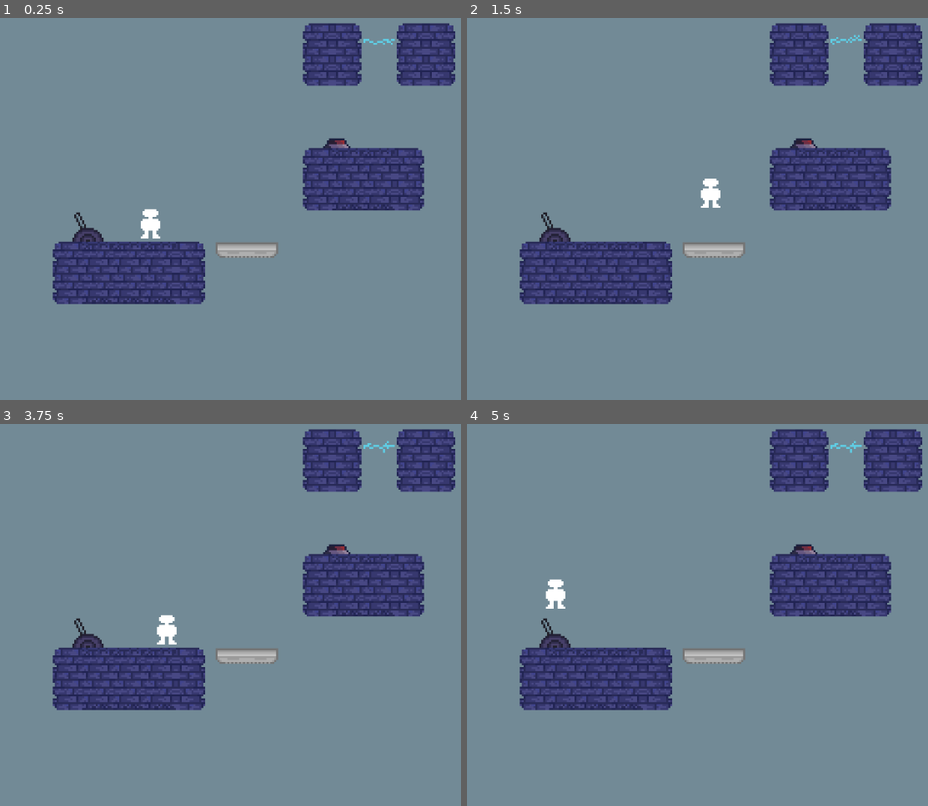
Above: before the commit, frames 1-4 (two rows, left to right).
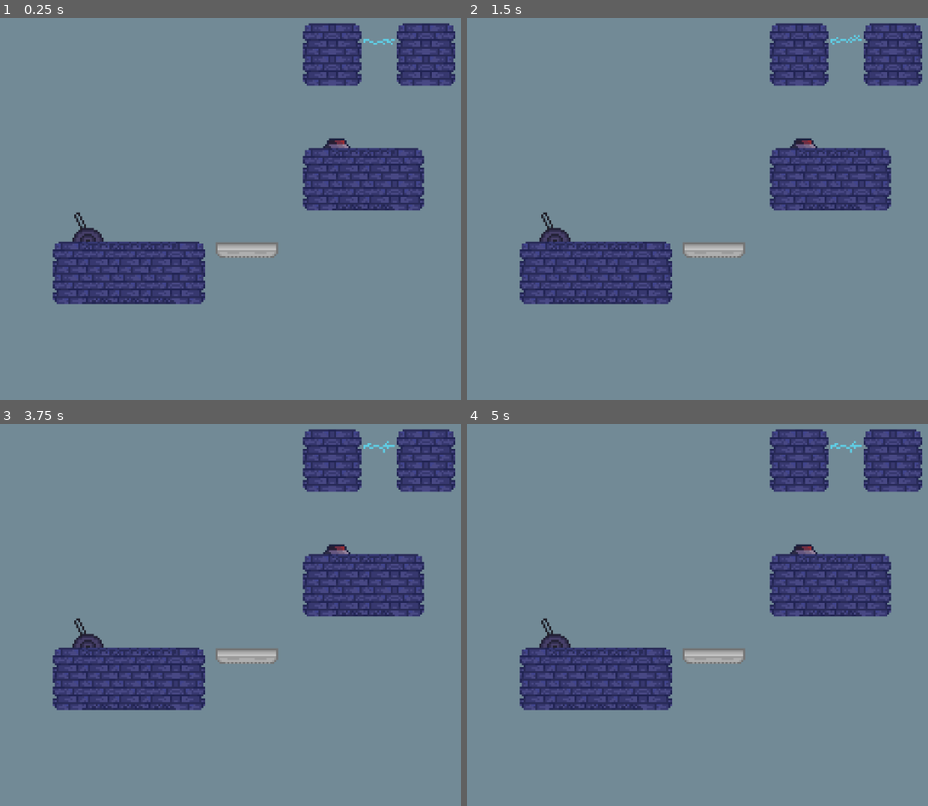
Above: after the commit, the same moments.

Repository: bsimovic93/CO-OP-2D-Project
Game: Godot game, scene res://scenes/main.tscn
The game is run twice, just before and just after one commit, with the same random seed, the same clock (stepped at 60 frames per second) and the same inputs.
Inputs:
- Up to frame 1 (0.25 s): no input
- Up to frame 2 (1.5 s): tap Enter (ui_accept) at 0.5, 0.77, 0.8, 1.07, 1.35 s; hold E (interact) 0.53-1.28 s; hold Right (ui_right) from 0.53 s (still down)
- Up to frame 3 (3.75 s): tap Enter (ui_accept) at 1.52, 1.82, 2.3, 2.75, 3.02, 3.32, 3.6 s; tap E (interact) at 1.55, 2.85 s; release Right (ui_right) at 2.03 s; hold Left (ui_left) 2.03-2.78 s; hold E (interact) 2.03-2.78 s; hold Right (ui_right) from 2.78 s (still down); tap F (reset) at 3.5 s
- Up to frame 4 (5 s): tap Enter (ui_accept) at 3.77, 4.07, 4.52, 4.82 s; tap F (reset) at 4.15 s; release Right (ui_right) at 4.28 s; hold Left (ui_left) from 4.28 s (still down); tap E (interact) at 4.35 s

The runs differ from the first frame. In frame 1, 0.2% of the frame differs, in the area x 30-35%, y 49-58%; in frame 2, 0.3%; in frame 3, 0.3%, in the area x 33-39%, y 49-58%; in frame 4, 0.2%.

Commit message:
Fix: Multiplayer
-Added lobby system

Diff:
--- a/project.godot
+++ b/project.godot
@@ -18,6 +18,7 @@
 [autoload]
 
 InteractionManager="*res://scripts/interactions.gd"
+GameManager="*res://scripts/player_manager.gd"
 
 [display]
 
--- a/scenes/button.tscn
+++ b/scenes/button.tscn
@@ -1,10 +1,16 @@
-[gd_scene load_steps=4 format=3 uid="uid://buu4gbx06eppv"]
+[gd_scene load_steps=5 format=3 uid="uid://buu4gbx06eppv"]
 
 [ext_resource type="Texture2D" uid="uid://b8ujjqoqoiber" path="res://sprites/Sprite-Button-Pressed.png" id="1_5sbe2"]
 [ext_resource type="Script" path="res://scripts/button.gd" id="1_s83u3"]
 
 [sub_resource type="RectangleShape2D" id="RectangleShape2D_xyge1"]
 size = Vector2(32, 32)
+
+[sub_resource type="SceneReplicationConfig" id="SceneReplicationConfig_8r736"]
+properties/0/path = NodePath(".:is_pushed")
+properties/0/spawn = true
+properties/0/sync = true
+properties/0/watch = false
 
 [node name="Button" type="Node2D"]
 script = ExtResource("1_s83u3")
@@ -18,5 +24,8 @@
 [node name="CollisionShape2D" type="CollisionShape2D" parent="Area2D"]
 shape = SubResource("RectangleShape2D_xyge1")
 
+[node name="MultiplayerSynchronizer" type="MultiplayerSynchronizer" parent="."]
+replication_config = SubResource("SceneReplicationConfig_8r736")
+
 [connection signal="body_entered" from="Area2D" to="." method="_on_area_2d_body_entered_button"]
 [connection signal="body_exited" from="Area2D" to="." method="_on_area_2d_body_exited_button"]
--- a/scenes/lever.tscn
+++ b/scenes/lever.tscn
@@ -25,6 +25,16 @@
 [sub_resource type="RectangleShape2D" id="RectangleShape2D_8sw2m"]
 size = Vector2(11, 10.3333)
 
+[sub_resource type="SceneReplicationConfig" id="SceneReplicationConfig_ofcce"]
+properties/0/path = NodePath("AnimatedSprite2D:animation")
+properties/0/spawn = true
+properties/0/sync = true
+properties/0/watch = false
+properties/1/path = NodePath(".:is_active")
+properties/1/spawn = true
+properties/1/sync = true
+properties/1/watch = false
+
 [node name="Lever" type="Node2D"]
 script = ExtResource("1_tsy5a")
 
@@ -40,5 +50,8 @@
 scale = Vector2(3, 3)
 shape = SubResource("RectangleShape2D_8sw2m")
 
+[node name="MultiplayerSynchronizer" type="MultiplayerSynchronizer" parent="."]
+replication_config = SubResource("SceneReplicationConfig_ofcce")
+
 [connection signal="body_entered" from="Area2D" to="." method="_on_area_2d_body_entered"]
 [connection signal="body_exited" from="Area2D" to="." method="_on_area_2d_body_exited"]
--- a/scenes/moving_platform.tscn
+++ b/scenes/moving_platform.tscn
@@ -26,6 +26,12 @@
 "move_up": SubResource("Animation_bb0s1")
 }
 
+[sub_resource type="SceneReplicationConfig" id="SceneReplicationConfig_xujna"]
+properties/0/path = NodePath(".:position")
+properties/0/spawn = true
+properties/0/sync = true
+properties/0/watch = false
+
 [node name="MovingPlatform" type="AnimatableBody2D"]
 position = Vector2(265, 265)
 
@@ -40,3 +46,6 @@
 libraries = {
 "": SubResource("AnimationLibrary_6se5u")
 }
+
+[node name="MultiplayerSynchronizer" type="MultiplayerSynchronizer" parent="."]
+replication_config = SubResource("SceneReplicationConfig_xujna")
--- /dev/null
+++ b/scenes/multiplayer_lobby.tscn
@@ -0,0 +1,36 @@
+[gd_scene load_steps=2 format=3 uid="uid://s1yig64op4l0"]
+
+[ext_resource type="Script" path="res://scripts/multiplayer_controller.gd" id="1_nrcgd"]
+
+[node name="Control" type="Control"]
+layout_mode = 3
+anchors_preset = 15
+anchor_right = 1.0
+anchor_bottom = 1.0
+grow_horizontal = 2
+grow_vertical = 2
+script = ExtResource("1_nrcgd")
+
+[node name="Host" type="Button" parent="."]
+layout_mode = 0
+offset_right = 8.0
+offset_bottom = 8.0
+text = "Host"
+
+[node name="Join" type="Button" parent="."]
+layout_mode = 0
+offset_left = 56.0
+offset_right = 93.0
+offset_bottom = 31.0
+text = "join"
+
+[node name="Start" type="Button" parent="."]
+layout_mode = 0
+offset_left = 104.0
+offset_right = 194.0
+offset_bottom = 31.0
+text = "Start Level"
+
+[connection signal="pressed" from="Host" to="." method="_on_host_pressed"]
+[connection signal="pressed" from="Join" to="." method="_on_join_pressed"]
+[connection signal="pressed" from="Start" to="." method="_on_start_pressed"]
--- a/scenes/player.gd
+++ b/scenes/player.gd
@@ -1,32 +1,37 @@
 extends CharacterBody2D
 
 
-const SPEED = 100.0
+const SPEED = 150.0
 const JUMP_VELOCITY = -300.0
 
 # Get the gravity from the project settings to be synced with RigidBody nodes.
 var gravity = ProjectSettings.get_setting("physics/2d/default_gravity")
 
+func _ready():
+	$MultiplayerSynchronizer.set_multiplayer_authority(str(name).to_int())
+
 
 func _physics_process(delta):
+
+	if $MultiplayerSynchronizer.get_multiplayer_authority() == multiplayer.get_unique_id():
 	# Add the gravity.
-	if not is_on_floor():
-		velocity.y += gravity * delta
+		if not is_on_floor():
+			velocity.y += gravity * delta
 
-	# Handle Jump.
-	if Input.is_action_just_pressed("ui_accept") and is_on_floor() and InteractionManager.can_move :
-		velocity.y = JUMP_VELOCITY
+		# Handle Jump.
+		if Input.is_action_just_pressed("ui_accept") and is_on_floor() and InteractionManager.can_move :
+			velocity.y = JUMP_VELOCITY
 
-	# Get the input direction and handle the movement/deceleration.
-	# As good practice, you should replace UI actions with custom gameplay actions.
-	var direction = Input.get_axis("ui_left", "ui_right")
-	if direction and InteractionManager.can_move:
-		velocity.x = direction * SPEED
-	else:
-		velocity.x = move_toward(velocity.x, 0, SPEED)
+		# Get the input direction and handle the movement/deceleration.
+		# As good practice, you should replace UI actions with custom gameplay actions.
+		var direction = Input.get_axis("ui_left", "ui_right")
+		if direction and InteractionManager.can_move:
+			velocity.x = direction * SPEED
+		else:
+			velocity.x = move_toward(velocity.x, 0, SPEED)
 
 
-	move_and_slide()
+		move_and_slide()
 
 func _enter_tree():
 	print('multiplayer started')
--- a/scenes/test_level.tscn
+++ b/scenes/test_level.tscn
@@ -72,15 +72,13 @@
 
 [node name="TestLevel" type="Node2D"]
 script = ExtResource("1_8qp7s")
+player_scene = ExtResource("2_e1wdq")
 
 [node name="TileMap" type="TileMap" parent="."]
 scale = Vector2(2, 2)
 tile_set = SubResource("TileSet_gftc8")
 format = 2
 layer_0/tile_data = PackedInt32Array(524293, 65536, 0, 524294, 131072, 0, 524290, 0, 0, 589826, 0, 2, 524291, 65536, 0, …(357 unchanged characters)…
-
-[node name="Player" parent="." instance=ExtResource("2_e1wdq")]
-position = Vector2(166, 232)
 
 [node name="Camera2D" type="Camera2D" parent="."]
 anchor_mode = 0
@@ -103,3 +101,11 @@
 sprite_frames = SubResource("SpriteFrames_63jca")
 autoplay = "default"
 frame_progress = 0.851712
+
+[node name="SpawnPoints" type="Node2D" parent="."]
+
+[node name="0" type="Node2D" parent="SpawnPoints" groups=["PlayerSpawnPoint"]]
+position = Vector2(168, 232)
+
+[node name="1" type="Node2D" parent="SpawnPoints" groups=["PlayerSpawnPoint"]]
+position = Vector2(408, 136)
--- a/scripts/button.gd
+++ b/scripts/button.gd
@@ -1,5 +1,5 @@
 extends Node2D
-var is_pushed = false;
+@export var is_pushed = false;
 
 
 # Called when the node enters the scene tree for the first time.
--- a/scripts/interactions.gd
+++ b/scripts/interactions.gd
@@ -3,7 +3,7 @@
 #this may have to be an array of objects cuz of multiplayer
 @export var currently_interacting_object: Node2D;
 @export var can_move: bool = true;
-signal  interaction_happened(value: String);
+signal  interaction_happened(value);
 
 # Called when the node enters the scene tree for the first time.
 func _ready():
@@ -24,8 +24,8 @@
 					interaction_happened.emit({
 						"action": 'lever-pull',
 						"value": currently_interacting_object.is_active,
-						"object": currently_interacting_object
 					});
+					print('interaction called')
 			'Button':
 				if Input.is_action_pressed("interact"):
 					can_move = false;
@@ -34,7 +34,6 @@
 					currently_interacting_object.is_pushed = false;
 				interaction_happened.emit({
 					"action": 'button_push',
-					"value": currently_interacting_object.is_pushed,
-					"object": currently_interacting_object
+					"value": currently_interacting_object.is_pushed
 				});
 	pass
--- a/scripts/lever.gd
+++ b/scripts/lever.gd
@@ -4,7 +4,7 @@
 
 @export var moving_platform: Node2D;
 
-var is_active = false;
+@export var is_active = false;
 
 # Called when the node enters the scene tree for the first time.
 func _ready():
@@ -15,13 +15,11 @@
 func _process(delta):
 	pass
 
-
 func _on_area_2d_body_entered(body):
 	if body is CharacterBody2D:
 		InteractionManager.currently_interacting_object = get_node(".");
 		pass # Replace with function body.
 
-
 func _on_area_2d_body_exited(body):
 	if body is CharacterBody2D:
 		InteractionManager.currently_interacting_object = null;
--- /dev/null
+++ b/scripts/multiplayer_controller.gd
@@ -0,0 +1,77 @@
+extends Control
+
+@export var address = '127.0.0.1'
+@export var port = 8910
+var peer
+
+# Called when the node enters the scene tree for the first time.
+func _ready():
+	multiplayer.peer_connected.connect(player_connected)
+	multiplayer.peer_disconnected.connect(player_disconnected);
+	multiplayer.connected_to_server.connect(connected_to_server);
+	multiplayer.connection_failed.connect(connection_failed);
+	pass # Replace with function body.
+
+
+# Called every frame. 'delta' is the elapsed time since the previous frame.
+func _process(delta):
+	pass
+
+@rpc("any_peer", "call_local")
+func start_level():
+	var scene = load("res://scenes/main.tscn").instantiate()
+	get_tree().get_root().add_child(scene)
+	self.hide()
+
+func connected_to_server():
+	send_player_info.rpc_id(1,'Name', multiplayer.get_unique_id())
+	print('Connected to server')
+	pass
+
+func connection_failed():
+	print('Connection failed')
+	pass
+
+func player_connected(id):
+	print('Player Connected '+ str(id))
+	pass
+
+func player_disconnected(id):
+	print('Player Disconnected '+ str(id))
+	pass
+
+@rpc("any_peer")
+func send_player_info(name, id):
+	if !GameManager.connected_players.has(id):
+		GameManager.connected_players[id] = {
+			"name": name,
+			"id": id
+		}
+	if multiplayer.is_server():
+		for i in GameManager.connected_players:
+			send_player_info.rpc(GameManager.connected_players[i].name, i)
+
+func _on_host_pressed():
+	peer = ENetMultiplayerPeer.new()
+	var error = peer.create_server(port, 2);
+	if error != OK:
+		print('Cannot host')
+		return
+	peer.get_host().compress(ENetConnection.COMPRESS_RANGE_CODER)
+
+	multiplayer.set_multiplayer_peer(peer)
+	send_player_info('Name', multiplayer.get_unique_id())
+	pass # Replace with function body.
+
+
+func _on_join_pressed():
+	peer = ENetMultiplayerPeer.new()
+	peer.create_client(address, port)
+	peer.get_host().compress(ENetConnection.COMPRESS_RANGE_CODER)
+	multiplayer.set_multiplayer_peer(peer)
+	pass # Replace with function body.
+
+
+func _on_start_pressed():
+	start_level.rpc()
+	pass # Replace with function body.
--- /dev/null
+++ b/scripts/player_manager.gd
@@ -0,0 +1,13 @@
+extends Node
+
+var connected_players = {}
+
+
+# Called when the node enters the scene tree for the first time.
+func _ready():
+	pass # Replace with function body.
+
+
+# Called every frame. 'delta' is the elapsed time since the previous frame.
+func _process(delta):
+	pass
--- a/scripts/test_level.gd
+++ b/scripts/test_level.gd
@@ -2,8 +2,20 @@
 
 var pressed = load("res://sprites/Sprite-Button-Pressed-Alt.png")
 var unpressed = load("res://sprites/Sprite-Button-Pressed.png")
+
+@export var player_scene: PackedScene
 # Called when the node enters the scene tree for the first time.
 func _ready():
+	var index =0
+	for i in GameManager.connected_players:
+		var current_player = player_scene.instantiate()
+		current_player.name = str(GameManager.connected_players[i].id)
+		add_child(current_player)
+		for spawn in get_tree().get_nodes_in_group('PlayerSpawnPoint'):
+			if spawn.name == str(index):
+				current_player.global_position = spawn.global_position
+		index += 1
+
 	InteractionManager.interaction_happened.connect(_handle_interaction);
 	pass # Replace with function body.
 
@@ -14,25 +26,31 @@
 		get_tree().change_scene_to_file("res://scenes/test_level.tscn");
 	pass
 
+@rpc("any_peer","call_local")
+func do_interaction(interaction):
+
+	if interaction.action == 'lever-pull':
+
+		if interaction.value == true:
+			InteractionManager.currently_interacting_object.moving_platform.get_node("AnimationPlayer").play("move_up")
+			InteractionManager.currently_interacting_object.get_node("AnimatedSprite2D").play("pull_lever");
+		else:
+			InteractionManager.currently_interacting_object.moving_platform.get_node("AnimationPlayer").play_backwards("move_up");
+			InteractionManager.currently_interacting_object.get_node("AnimatedSprite2D").play_backwards("pull_lever");
+	if interaction.action == 'button_push':
+		if InteractionManager.currently_interacting_object != null:
+			if interaction.value == true:
+				InteractionManager.currently_interacting_object.get_node("Sprite2D").set_texture(pressed);
+				get_node('Shocker/AnimatedSprite2D').hide();
+			else:
+				InteractionManager.currently_interacting_object.get_node("Sprite2D").set_texture(unpressed);
+				get_node('Shocker/AnimatedSprite2D').show();
+
 func _handle_interaction(interaction):
-
 	# check for iteraction action, if we have multiple diferent types of actions
 	# strong binded interactions for now
 	# LEVER -> PLATFORM
 	# BUTTON -> DANGER BEAM
 
-	if interaction.action == 'lever-pull':
-		if interaction.value == true:
-			interaction.object.moving_platform.get_node("AnimationPlayer").play("move_up")
-			interaction.object.get_node("AnimatedSprite2D").play("pull_lever");
-		else:
-			interaction.object.moving_platform.get_node("AnimationPlayer").play_backwards("move_up");
-			interaction.object.get_node("AnimatedSprite2D").play_backwards("pull_lever");
-	if interaction.action == 'button_push':
-		if interaction.value == true:
-			interaction.object.get_node("Sprite2D").set_texture(pressed);
-			get_node('Shocker/AnimatedSprite2D').hide();
-		else:
-			interaction.object.get_node("Sprite2D").set_texture(unpressed);
-			get_node('Shocker/AnimatedSprite2D').show();
+	do_interaction.rpc(interaction)
 	pass
Not shown: 1 places in scenes/lever.tscn that only renumber resources
Not shown: 1 places in scenes/moving_platform.tscn that only renumber resources
